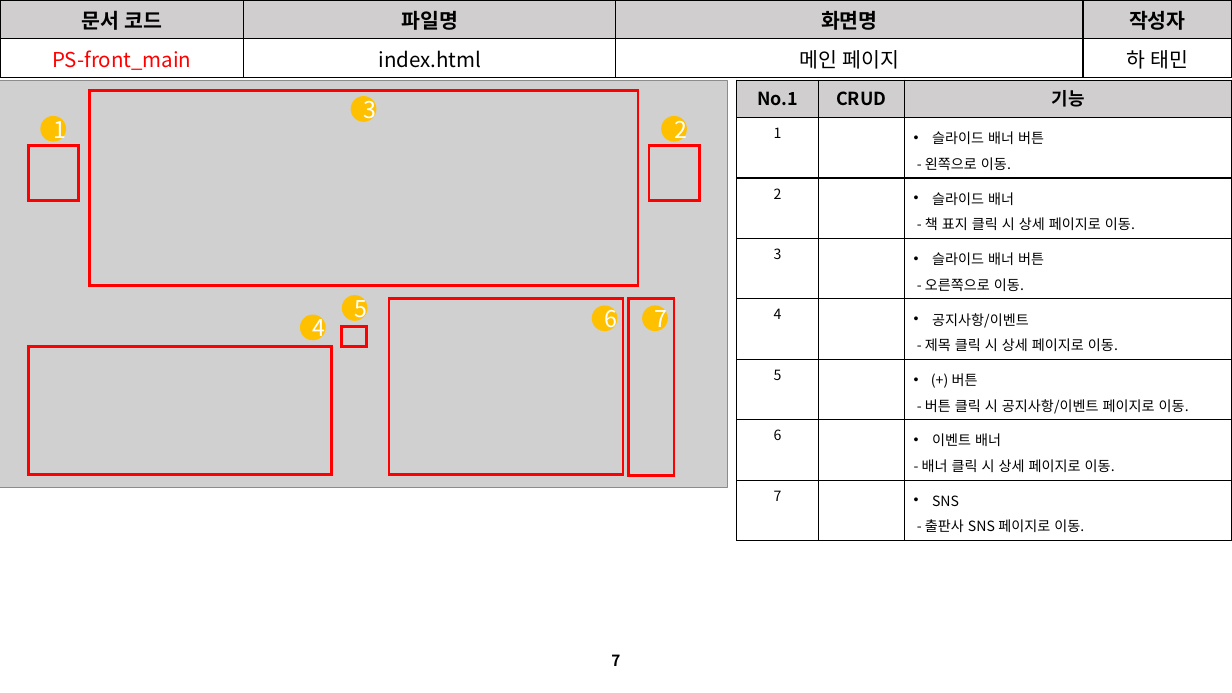
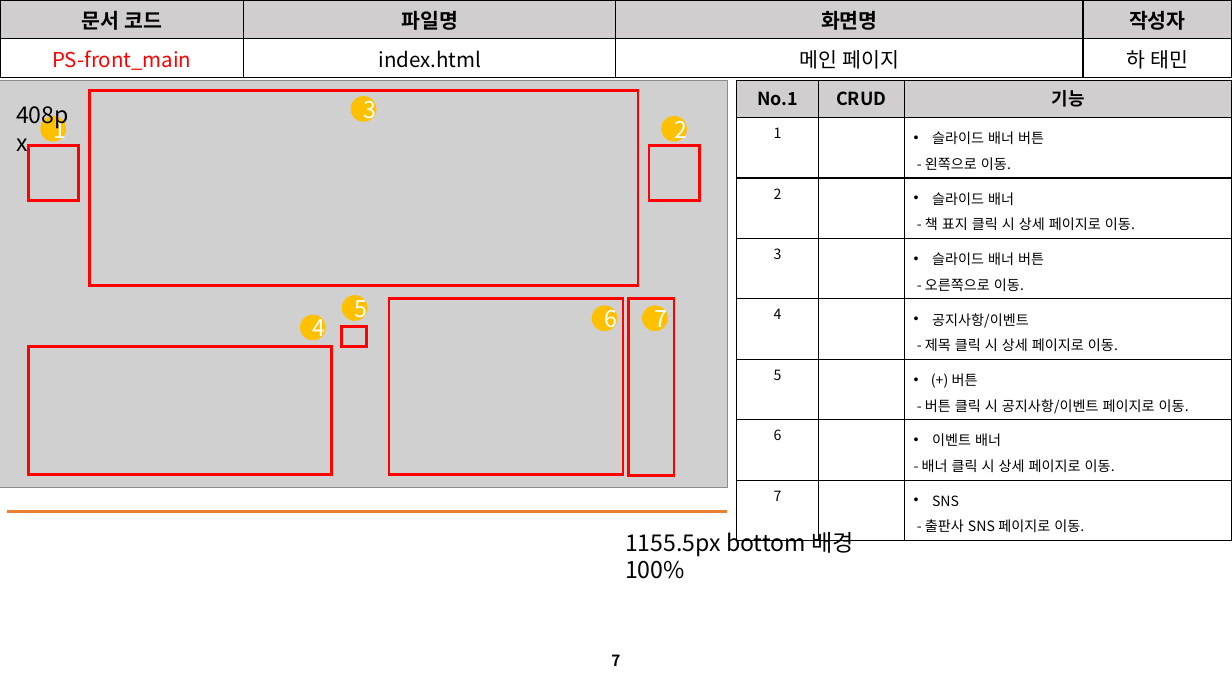
Before and after one commit to David-Ha-1217/Publisher_Portfolio, a slide deck: slide 7 of Documents/진행(변경)사항.pptx. Drawn at 1232x693 pixels with LibreOffice and Linux fonts; fonts in the diff are those of the drawing; grey boxes stand for pictures. Boxes give left, top, right and bottom in pixels: in the first picture for what was removed or moved away, otherwise in the second. Text is boxed around its words. In the diff, an @@ line names an element or a change of style, - is before the commit and + after.

```diff
--- a/Documents/진행(변경)사항.pptx
+++ b/Documents/진행(변경)사항.pptx
@@ text added at (7, 96, 89, 133), 18 pt, text #000000 @@
+408px
@@ line added from (7, 512) to (727, 512), #ED7D31 2.25 pt @@
@@ text added at (625, 527, 854, 579), 18 pt, text #000000 @@
+1155.5px bottom 배경 100%
```
Also in this commit, not shown: 8 other slides changed, 45 other files.
